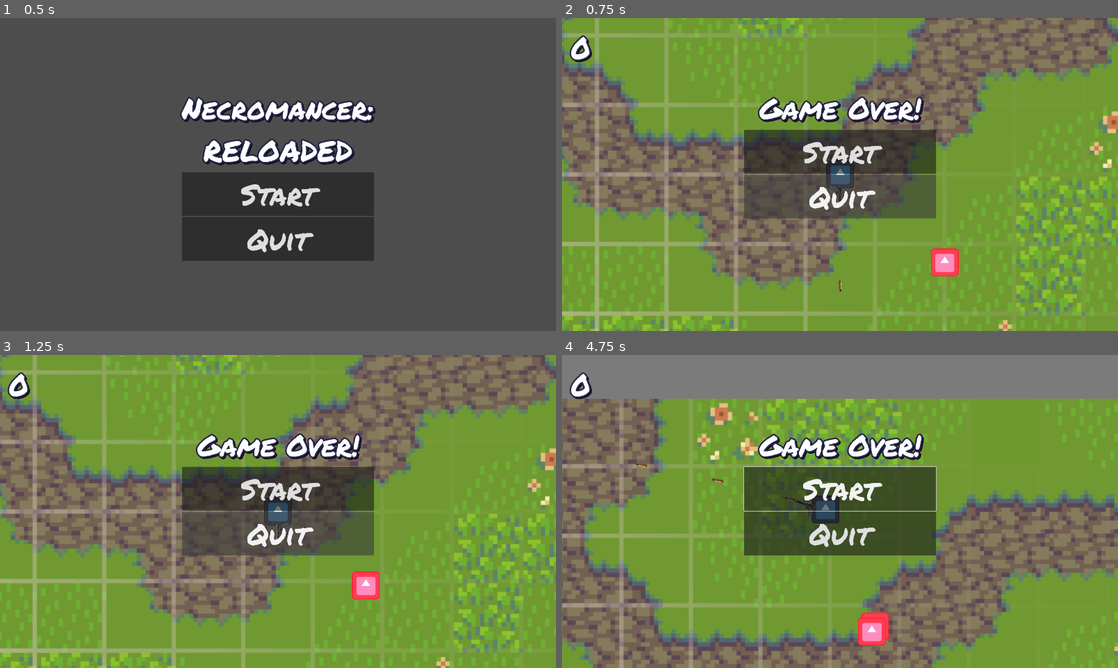
Above: before the commit, frames 1-4 (two rows, left to right).
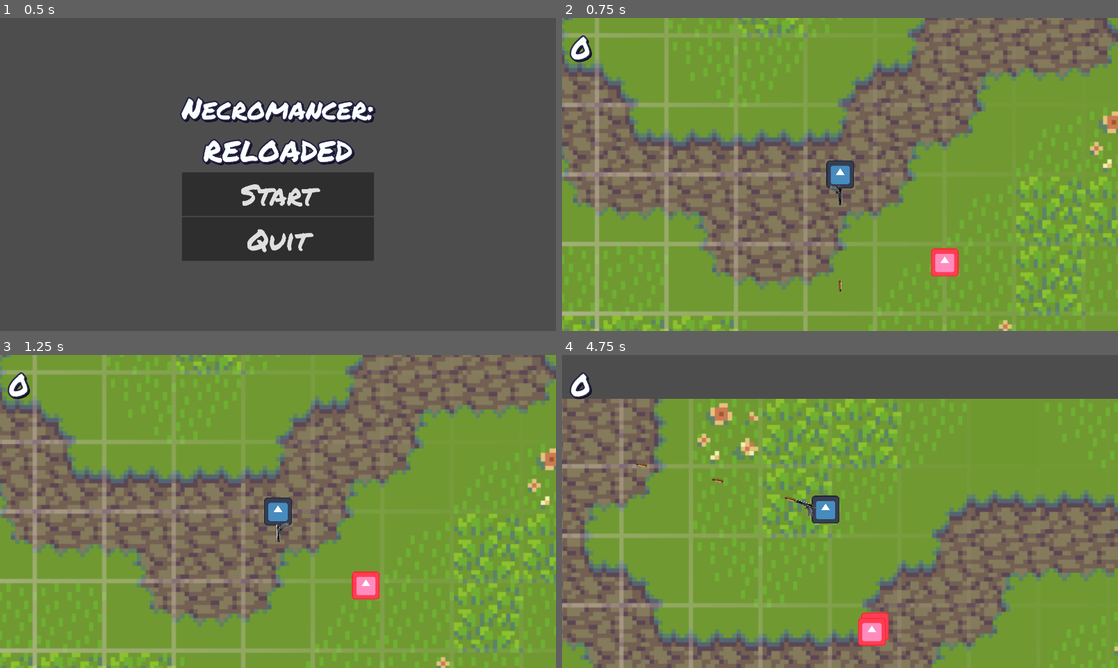
Above: after the commit, the same moments.

Repository: LaneMcMartin/NecromancerReloaded
Game: Godot game, scene res://Scenes/main_menu.tscn
The game is run twice, just before and just after one commit, with the same random seed, the same clock (stepped at 60 frames per second) and the same inputs. The engine's default icon, where the game draws it, is replaced by a stand-in: a white triangle on a blue panel in a dark square. Sound files missing from this copy of the repository are replaced by a short silence.
Inputs (mouse positions are in pixels of both pictures, inside the frame that each line leads up to):
- Up to frame 1 (0.5 s): no input
- Up to frame 2 (0.75 s): click "Start" at 0.5 s
- Up to frame 3 (1.25 s): no input
- Up to frame 4 (4.75 s): click (840, 489) at 1.25 s, where only the run before the commit has a clickable "Start"; click (840, 489) at 2 s, where only the run before the commit has a clickable "Start"; move the mouse to (812, 574) at 2.77 s; press the mouse at (812, 574) at 2.78 s; hold W (Up) 2.78-4.28 s; move the mouse to (1006, 558) at 3.52 s; release the mouse at (1006, 558) at 3.53 s; tap Space (Space) at 3.6 s; move the mouse to (673, 464) at 4.27 s; press the mouse at (673, 464) at 4.28 s; hold A (Left) from 4.28 s (still down)

Frame 1 is identical in both runs. In frame 2, 11% of the frame differs, in the area x 32-68%, y 24-64%; in frame 3, 11%; in frame 4, 25%, in the area x 0-100%, y 0-64%.

Commit message:
Working "Game Over" screen

Diff:
--- /dev/null
+++ b/Scenes/game_over.gd
@@ -0,0 +1,18 @@
+extends Control
+
+
+# Called when the node enters the scene tree for the first time.
+func _ready():
+	get_node("VBoxContainer/RestartButton").button_down.connect(_on_restart_button_down)
+	get_node("VBoxContainer/MenuButton").button_down.connect(_on_menu_button_down)
+
+
+# Called every frame. 'delta' is the elapsed time since the previous frame.
+func _process(delta):
+	pass
+
+func _on_restart_button_down():
+	get_tree().change_scene_to_file("res://Scenes/world.tscn")
+
+func _on_menu_button_down():
+	pass
--- a/Scenes/game_over.tscn
+++ b/Scenes/game_over.tscn
@@ -1,5 +1,6 @@
-[gd_scene load_steps=2 format=3 uid="uid://bw5csba8nlclo"]
+[gd_scene load_steps=3 format=3 uid="uid://bw5csba8nlclo"]
 
+[ext_resource type="Script" path="res://Scenes/game_over.gd" id="1_5ttg6"]
 [ext_resource type="Theme" uid="uid://c6vaftimn1uxo" path="res://Assets/default_theme.tres" id="1_44axy"]
 
 [node name="GameOver" type="Control"]
@@ -9,9 +10,9 @@
 anchor_bottom = 1.0
 grow_horizontal = 2
 grow_vertical = 2
+script = ExtResource("1_5ttg6")
 
 [node name="VBoxContainer" type="VBoxContainer" parent="."]
-layout_mode = 1
 anchors_preset = 8
 anchor_left = 0.5
 anchor_top = 0.5
@@ -26,21 +27,18 @@
 theme = ExtResource("1_44axy")
 
 [node name="GameOver" type="Label" parent="VBoxContainer"]
-layout_mode = 2
 offset_right = 663.0
 offset_bottom = 146.0
 text = "Game Over!"
 horizontal_alignment = 1
 
 [node name="RestartButton" type="Button" parent="VBoxContainer"]
-layout_mode = 2
 offset_top = 150.0
 offset_right = 663.0
 offset_bottom = 301.0
 text = "Start"
 
 [node name="MenuButton" type="Button" parent="VBoxContainer"]
-layout_mode = 2
 offset_top = 305.0
 offset_right = 663.0
 offset_bottom = 456.0
--- a/Scenes/main_menu.tscn
+++ b/Scenes/main_menu.tscn
@@ -13,7 +13,6 @@
 script = ExtResource("1_tfpmm")
 
 [node name="VBoxContainer" type="VBoxContainer" parent="."]
-layout_mode = 1
 anchors_preset = 8
 anchor_left = 0.5
 anchor_top = 0.5
@@ -28,7 +27,6 @@
 theme = ExtResource("2_14gny")
 
 [node name="Title" type="Label" parent="VBoxContainer"]
-layout_mode = 2
 offset_right = 663.0
 offset_bottom = 292.0
 text = "Necromancer:
@@ -36,14 +34,12 @@
 horizontal_alignment = 1
 
 [node name="StartButton" type="Button" parent="VBoxContainer"]
-layout_mode = 2
 offset_top = 296.0
 offset_right = 663.0
 offset_bottom = 447.0
 text = "Start"
 
 [node name="QuitButton" type="Button" parent="VBoxContainer"]
-layout_mode = 2
 offset_top = 451.0
 offset_right = 663.0
 offset_bottom = 602.0
--- a/Scenes/world.tscn
+++ b/Scenes/world.tscn
@@ -1,11 +1,10 @@
-[gd_scene load_steps=7 format=3 uid="uid://dm2d1kvvfihif"]
+[gd_scene load_steps=6 format=3 uid="uid://dm2d1kvvfihif"]
 
 [ext_resource type="PackedScene" uid="uid://dfgdfx5r04mug" path="res://Scenes/player.tscn" id="1_bffoa"]
 [ext_resource type="Script" path="res://Scenes/world.gd" id="1_v28a3"]
 [ext_resource type="Texture2D" uid="uid://bbd2dmyey0pei" path="res://Assets/ground.png" id="2_8xpxn"]
 [ext_resource type="PackedScene" uid="uid://bbhj1i5vgri6y" path="res://Scenes/enemy.tscn" id="3_nl2c7"]
 [ext_resource type="PackedScene" uid="uid://griyxibr8yrm" path="res://Scenes/gui.tscn" id="5_c7nls"]
-[ext_resource type="PackedScene" uid="uid://bw5csba8nlclo" path="res://Scenes/game_over.tscn" id="6_8vrhl"]
 
 [node name="World" type="Node2D"]
 script = ExtResource("1_v28a3")
@@ -26,5 +25,3 @@
 [node name="UILayer" type="CanvasLayer" parent="."]
 
 [node name="GUI" parent="UILayer" instance=ExtResource("5_c7nls")]
-
-[node name="GameOver" parent="UILayer" instance=ExtResource("6_8vrhl")]
--- a/Scripts/gamemanager.gd
+++ b/Scripts/gamemanager.gd
@@ -1,6 +1,7 @@
 extends Node
 
 var current_score = 0
+var game_running = false
 
 # Called when the node enters the scene tree for the first time.
 func _ready():
@@ -10,3 +11,9 @@
 # Called every frame. 'delta' is the elapsed time since the previous frame.
 func _process(delta):
 	pass
+
+func game_over():
+	game_running = false
+	var game_over_overlay = preload("res://Scenes/game_over.tscn")
+	var new_game_over_overlay = game_over_overlay.instantiate()
+	get_tree().get_root().get_node("World/UILayer").add_child(new_game_over_overlay)
--- a/Scripts/player.gd
+++ b/Scripts/player.gd
@@ -60,6 +60,9 @@
 	if not is_invincible:
 		# Deduct HP
 		health -= damage_taken
+		# Check death
+		if health <= 0:
+			Gamemanager.game_over()
 		# Trigger invincibility and blinking
 		$InvincibleTimer.start()
 		$AnimationPlayer.play("Flash")
Not shown: 2 places in Scenes/bullet.tscn that only renumber resources
Not shown: 2 places in Scenes/enemy.tscn that only renumber resources
